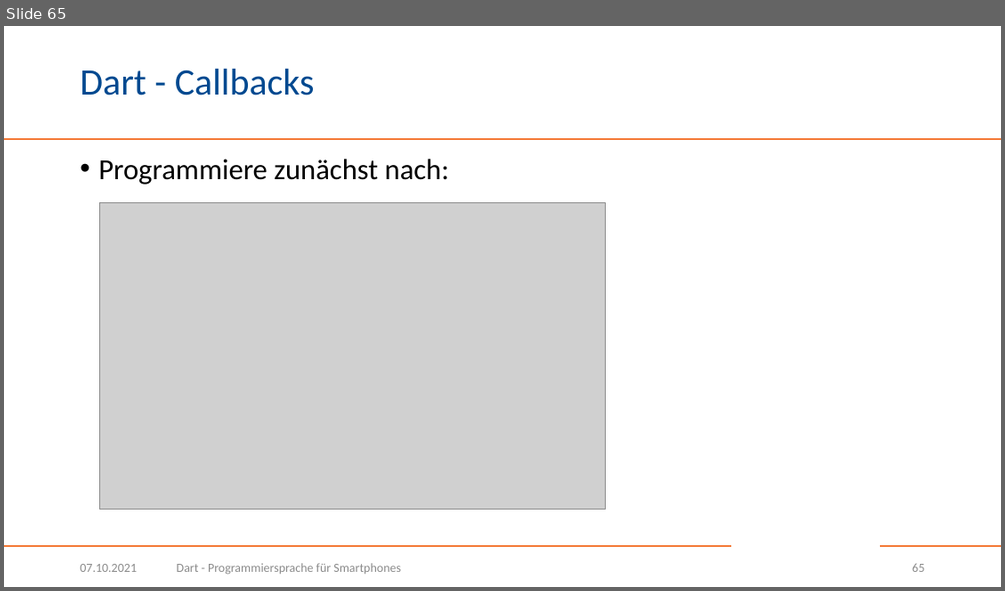
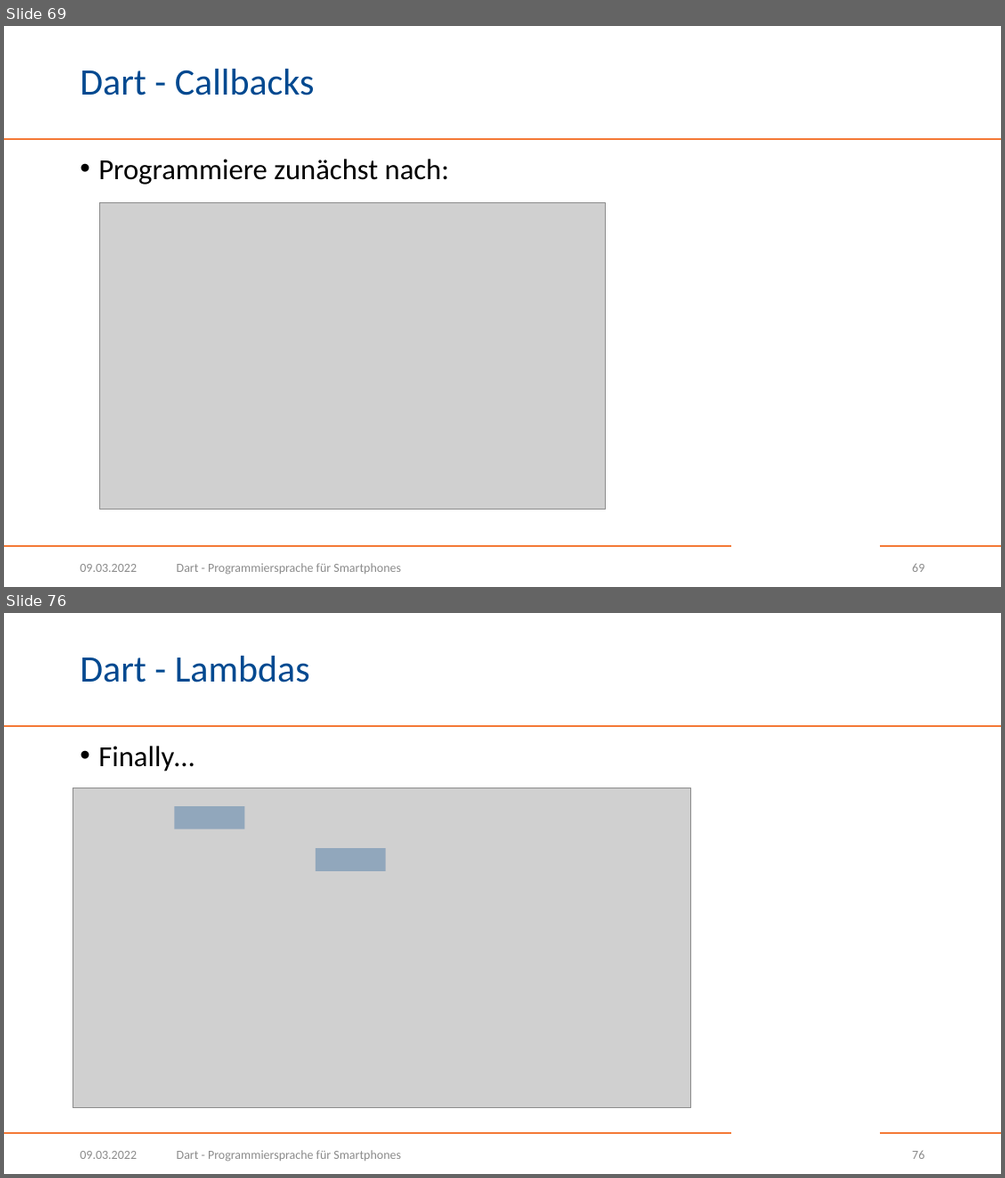
Before and after one commit to BogyMitutoyoCTL/Checklisten-App-2022.1, a slide deck: Dart.pptx. Shown one above the other, each under a label of ours: slide 65 before the commit, slides 69 and 76 after it; the slides between them are not shown. The pictures are 1005x591 and 1005x1178 pixels, drawn with LibreOffice and Linux fonts; fonts in the diff are those of the drawing; grey boxes stand for pictures; background and template pictures are left out. Boxes give left, top, right and bottom in pixels: in the first picture for what was removed or moved away, otherwise in the second. Text is boxed around its words. In the diff, an @@ line names an element or a change of style, - is before the commit and + after.

Commit message:
Dart presentation: add chapters for scope and lambdas

```diff
--- a/Dart.pptx
+++ b/Dart.pptx
@@ slide 76 added at bbox=[4, 613, 1001, 1174], background #FFFFFF; not listed: 3 template elements that a slide beside it also shows @@
@@ title added at bbox=[80, 656, 310, 682], 36 pt, text #004990 @@
+Dart - Lambdas
@@ text added at bbox=[98, 746, 194, 771], 28 pt, text #000000 @@
+• Finally…
@@ picture added at bbox=[73, 788, 691, 1108] @@
@@ rectangle added at bbox=[175, 806, 245, 829], fill #004990 at 30% opacity @@
@@ rectangle added at bbox=[316, 849, 386, 872], fill #004990 at 30% opacity @@
@@ text added at bbox=[80, 1151, 137, 1159], 12 pt, text #8C8C8C @@
+09.03.2022
@@ text added at bbox=[177, 1150, 401, 1161], 12 pt, text #8C8C8C @@
+Dart - Programmiersprache für Smartphones
@@ page number added at bbox=[912, 1151, 924, 1159], 12 pt, text #8C8C8C @@
+76
@@ what was slide 65 is now slide 69 @@
@@ slide 69 changed as well @@
@@ text at bbox=[80, 564, 137, 572]: text changed @@
-07.10.2021
+09.03.2022
```
Also in this commit, not shown: 89 other slides changed, 9 other slides added.
